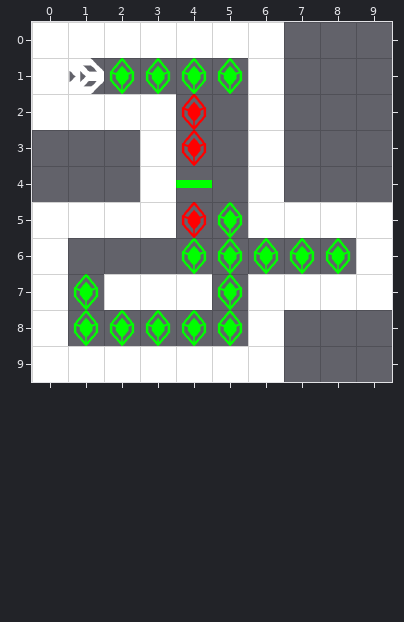
An edit to a level. Tiled map, level/intersect.tmx. The first picture shows the starting point.
Cells are 64x64 px. Shown: x 0..9, y 0..9.
Once edited:
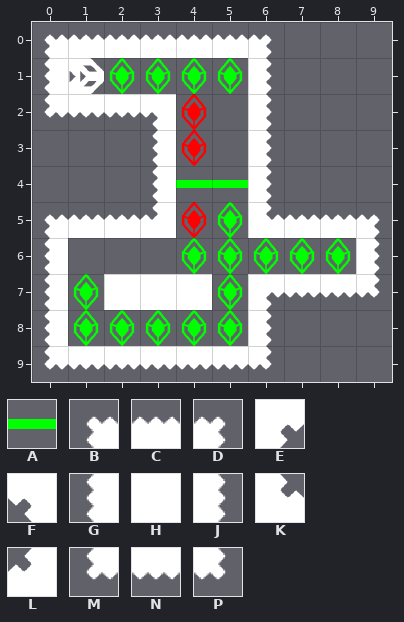
Key: from "tiles": A 0 "wall", B 5 "wall", C 6 "wall", D 7 "wall", E 8 "wall", F 9 "wall", G 15 "wall", H 16 "wall", J 17 "wall", K 18 "wall", L 19 "wall", M 25 "wall", N 26 "wall", P 27 "wall".
_ is an empty cell.
See-through tiles are keyed as they look on the map.
The edit:
Layer "tiles":
The author put tile A in row 4 at x 5.
Tile H becomes tile B in row 0 at x 0; in row 5 at x 0.
Tile H becomes tile C in row 0 at x 1 to 5; in row 5 at x 1 to 2 and 7 to 8.
Tile H becomes tile D in row 0 at x 6; in row 5 at x 9.
Tile H becomes tile E in row 7 at x 6.
Tile H becomes tile F in row 2 at x 3.
Tile H becomes tile G in row 1 at x 0; in rows 3 to 4 at x 3; in rows 6 to 8 at x 0.
Tile H becomes tile J in rows 1 to 4 at x 6; in row 6 at x 9; in row 8 at x 6.
Tile H becomes tile K in row 5 at x 6.
Tile H becomes tile L in row 5 at x 3.
Tile H becomes tile M in row 2 at x 0; in row 9 at x 0.
Tile H becomes tile N in row 2 at x 1 to 2; in row 7 at x 7 to 8; in row 9 at x 1 to 5.
Tile H becomes tile P in row 7 at x 9; in row 9 at x 6.
Pixel boxes of the changes (left, top, right, bottom) in both pictures:
changed: (32, 22, 392, 382)
